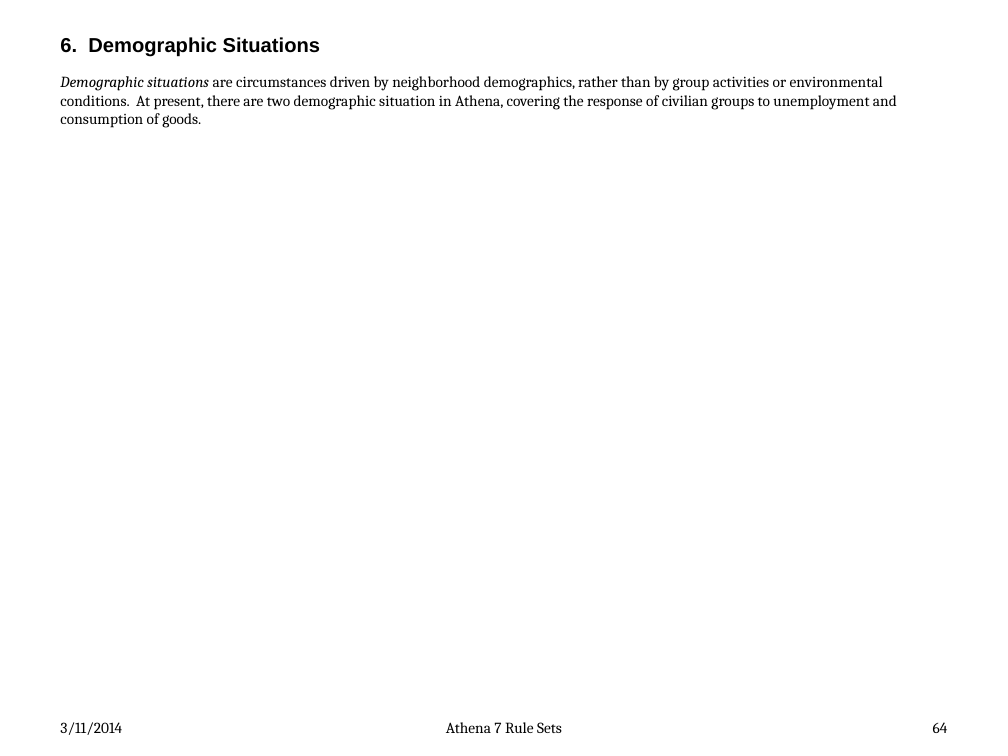
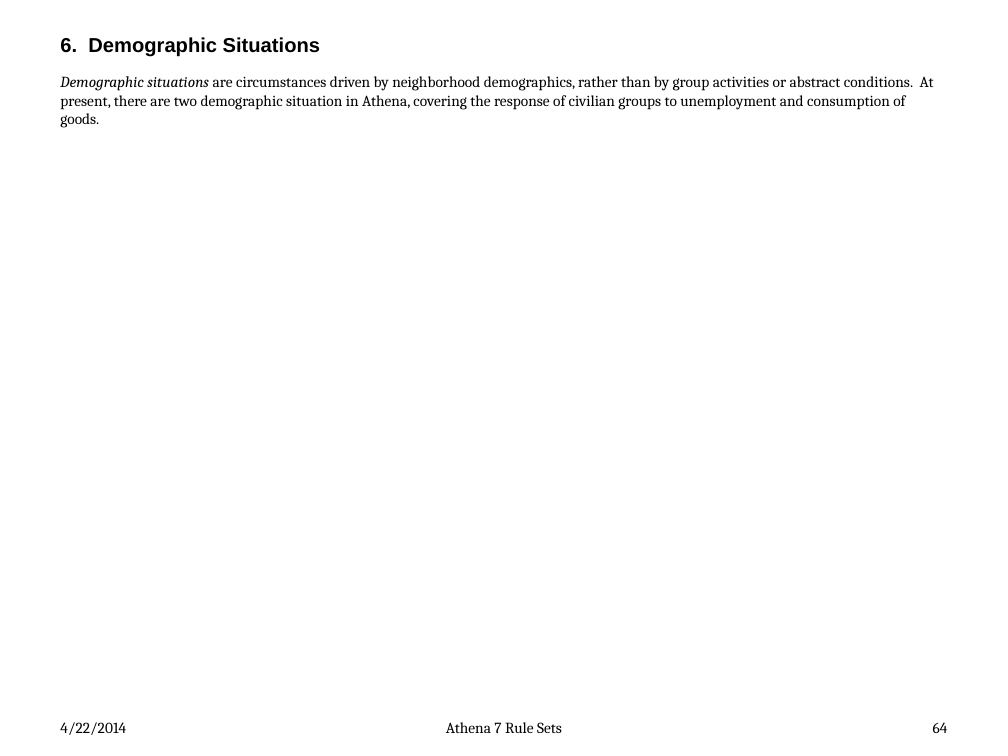
Before and after one commit to AthenaModel/athena-legacy, a slide deck: slide 64 of docs/dev/rules.pptx. Drawn at 1008x756 pixels with LibreOffice and Linux fonts; fonts in the diff are those of the drawing. Boxes give left, top, right and bottom in pixels: in the first picture for what was removed or moved away, otherwise in the second. Text is boxed around its words. In the diff, an @@ line names an element or a change of style, - is before the commit and + after.

```diff
--- a/docs/dev/rules.pptx
+++ b/docs/dev/rules.pptx
@@ text at bbox=[60, 76, 934, 128]: text changed @@
-Demographic situations are circumstances driven by neighborhood demographics, rather than by group activities or environmental conditions. At present, there are two demographic situation in Athena, covering the response of civilian groups to unemployment and consumption of goods.
+Demographic situations are circumstances driven by neighborhood demographics, rather than by group activities or abstract conditions. At present, there are two demographic situation in Athena, covering the response of civilian groups to unemployment and consumption of goods.
@@ text at bbox=[60, 722, 126, 735]: text changed @@
-3/11/2014
+4/22/2014
```
Also in this commit, not shown: 72 other slides changed, 2 other files.
